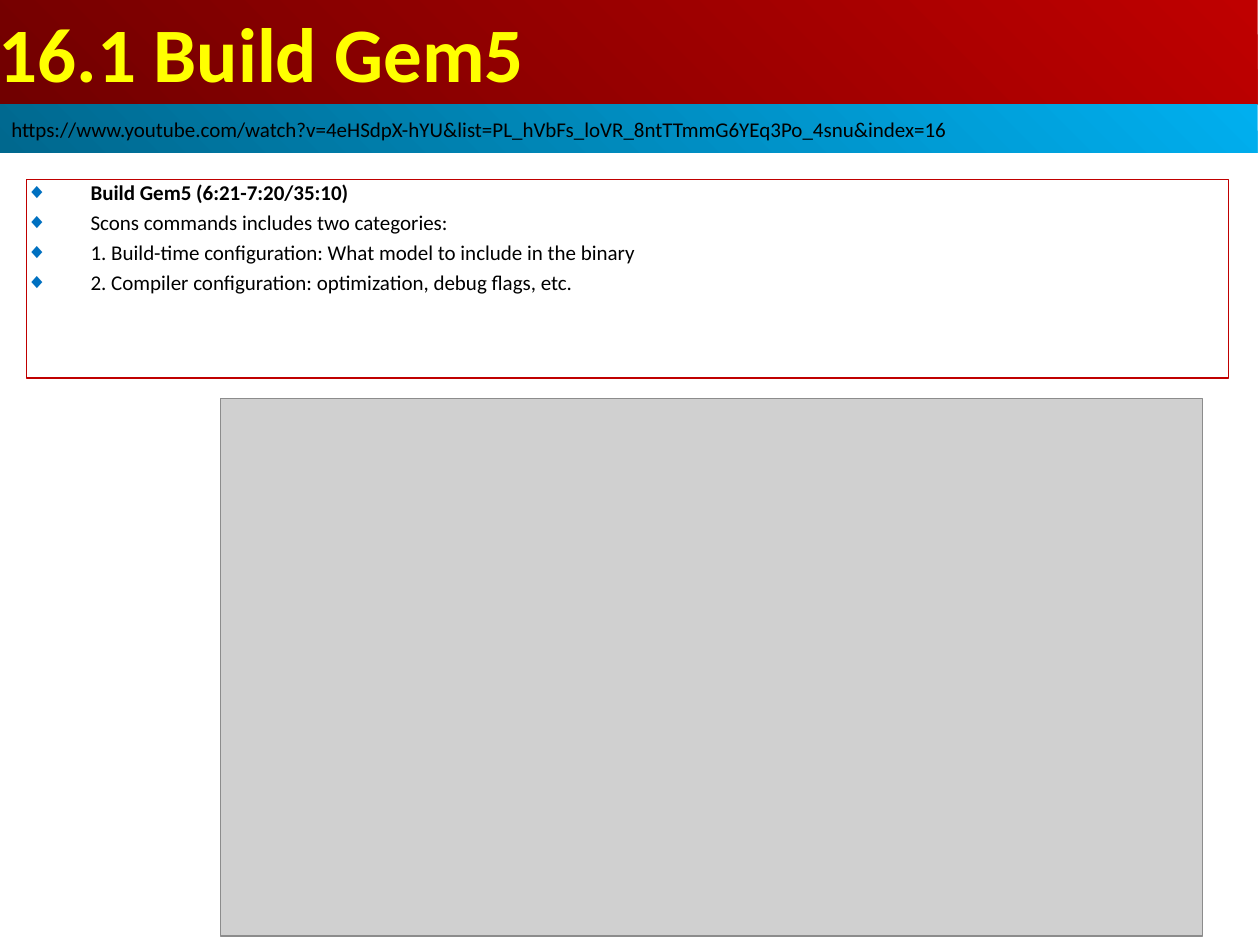
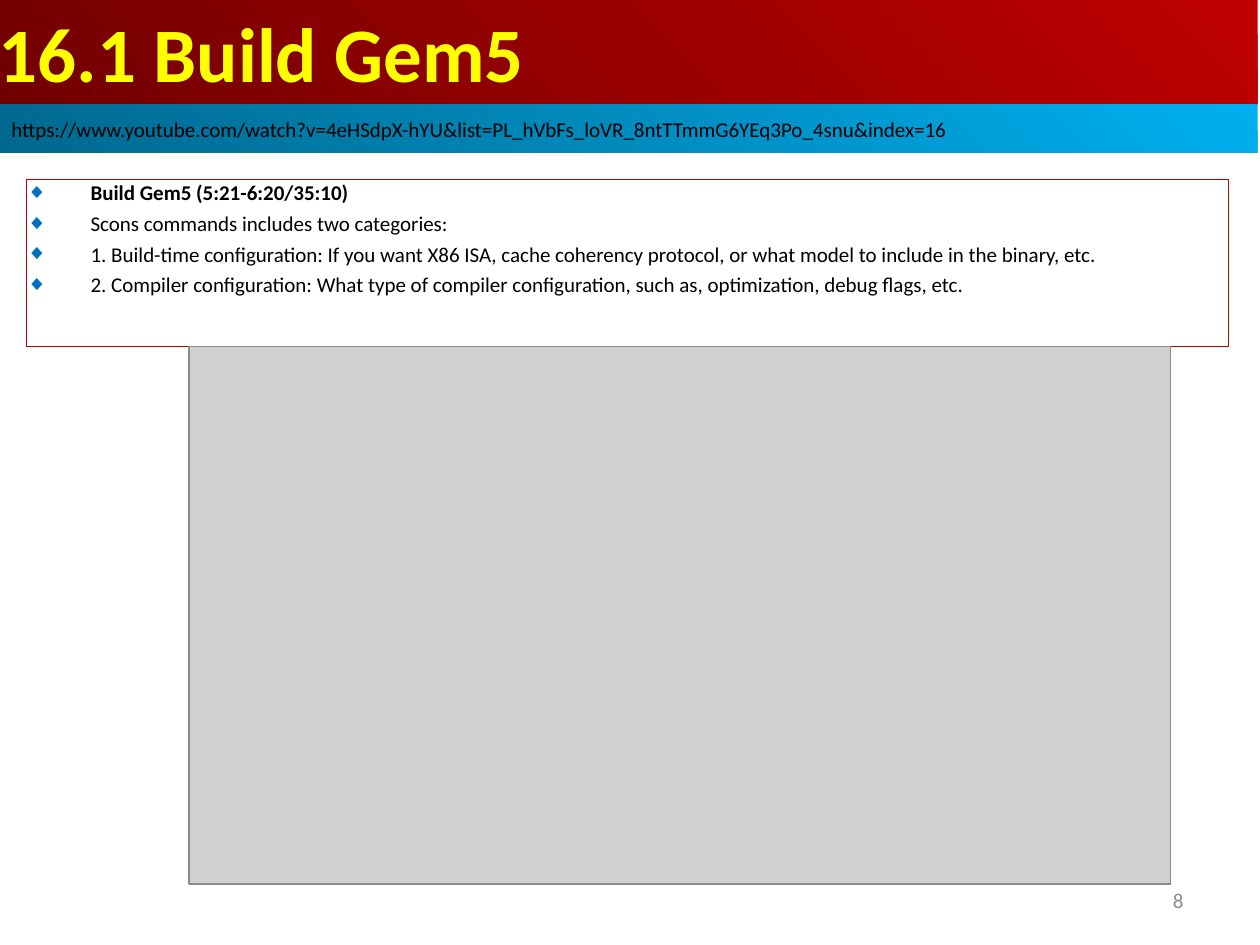
Before and after one commit to peterhchen/AIU_CS850_Gem5_McPAT, a slide deck: slide 8 of 050_Gem5/016.SimObj_01/000_Video/016.SimObj_01.ppt. Drawn at 1260x945 pixels with LibreOffice and Linux fonts; fonts in the diff are those of the drawing; grey boxes stand for pictures. Boxes give left, top, right and bottom in pixels: in the first picture for what was removed or moved away, otherwise in the second. Text is boxed around its words. In the diff, an @@ line names an element or a change of style, - is before the commit and + after.

```diff
--- a/050_Gem5/016.SimObj_01/000_Video/016.SimObj_01.ppt
+++ b/050_Gem5/016.SimObj_01/000_Video/016.SimObj_01.ppt
@@ rectangle "Build Gem5 (5:21-6:20/35:10)": place and size @@
-rectangle "Build Gem5 (5:21-6:20/35:10)" at [26, 179, 1228, 378]
+rectangle "Build Gem5 (5:21-6:20/35:10)" at [26, 179, 1228, 346]
@@ text in rectangle at [91, 184, 348, 203]: text changed @@
-◆ Build Gem5 (6:21-7:20/35:10)
+◆ Build Gem5 (5:21-6:20/35:10)
@@ text in rectangle at [91, 247, 1095, 296]: text changed @@
-◆ 1. Build-time configuration: What model to include in the binary
-◆ 2. Compiler configuration: optimization, debug flags, etc.
+◆ 1. Build-time configuration: If you want X86 ISA, cache coherency protocol, or what model to include in the binary, etc.
+◆ 2. Compiler configuration: What type of compiler configuration, such as, optimization, debug flags, etc.
@@ picture: place and size @@
-picture at [220, 398, 1202, 936]
+picture at [189, 346, 1171, 885]
@@ page number added at [1173, 894, 1184, 908], 12 pt, text #8B8B8B @@
+8
```
Also in this commit, not shown: 3 other slides changed, 2 slides added.
